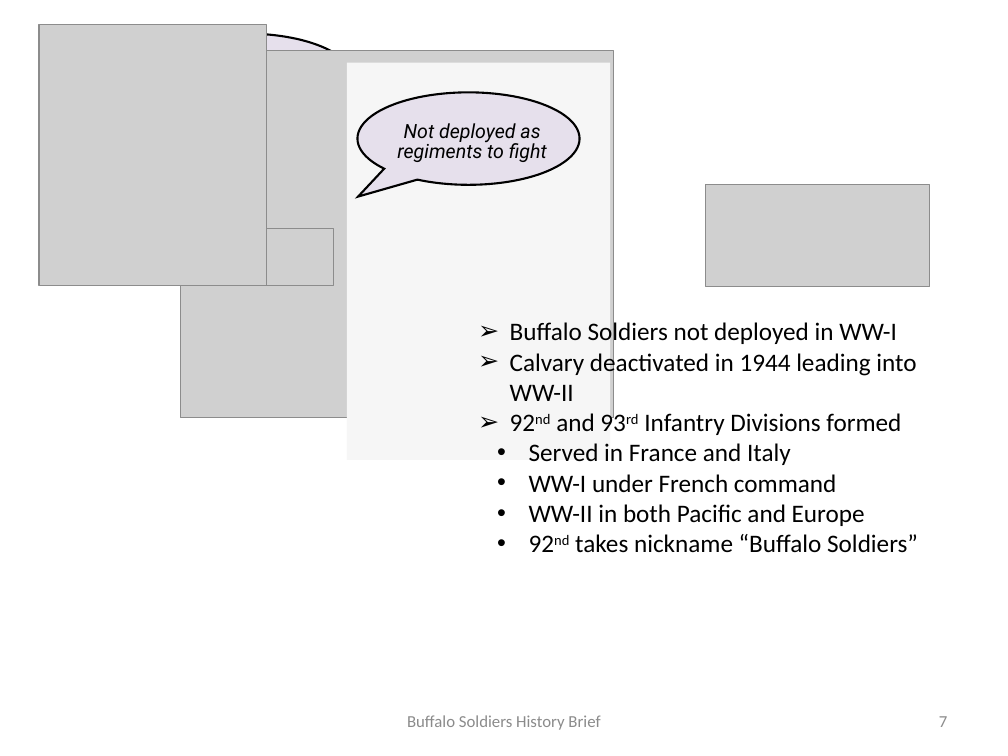
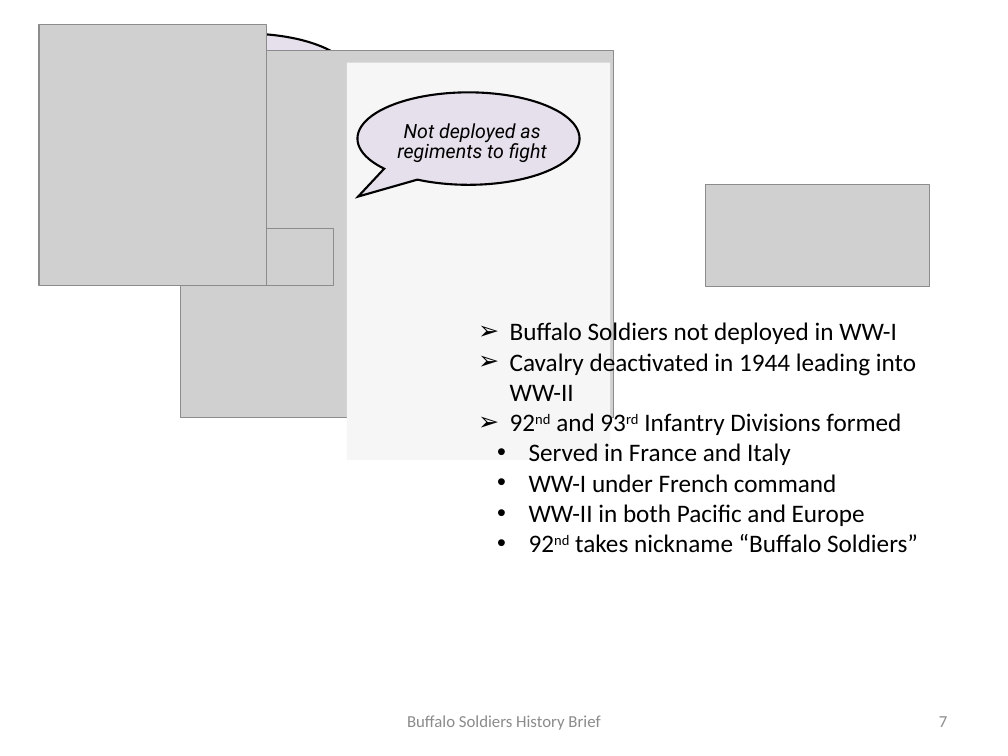
Before and after one commit to tthanis/github.io, a slide deck: slide 7 of history-brief/Buffalo Soldiers Brief.pptx. Drawn at 1008x756 pixels with LibreOffice and Linux fonts; fonts in the diff are those of the drawing; grey boxes stand for pictures. Boxes give left, top, right and bottom in pixels: in the first picture for what was removed or moved away, otherwise in the second. Text is boxed around its words. In the diff, an @@ line names an element or a change of style, - is before the commit and + after.

```diff
--- a/history-brief/Buffalo Soldiers Brief.pptx
+++ b/history-brief/Buffalo Soldiers Brief.pptx
@@ text at <box>510,350,916,401</box>: text changed @@
-➢ Calvary deactivated in 1944 leading into WW-II
+➢ Cavalry deactivated in 1944 leading into WW-II
```
Also in this commit, not shown: 2 other slides changed, 1 other file.
